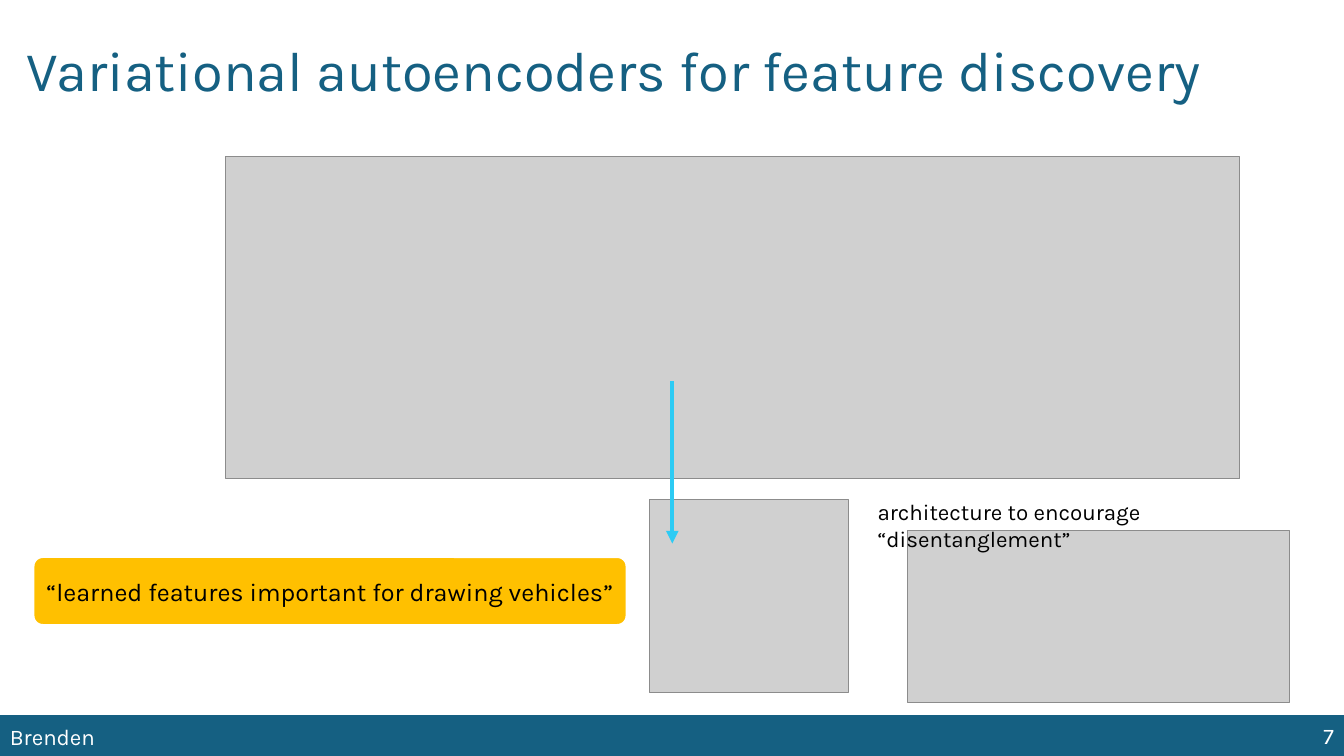
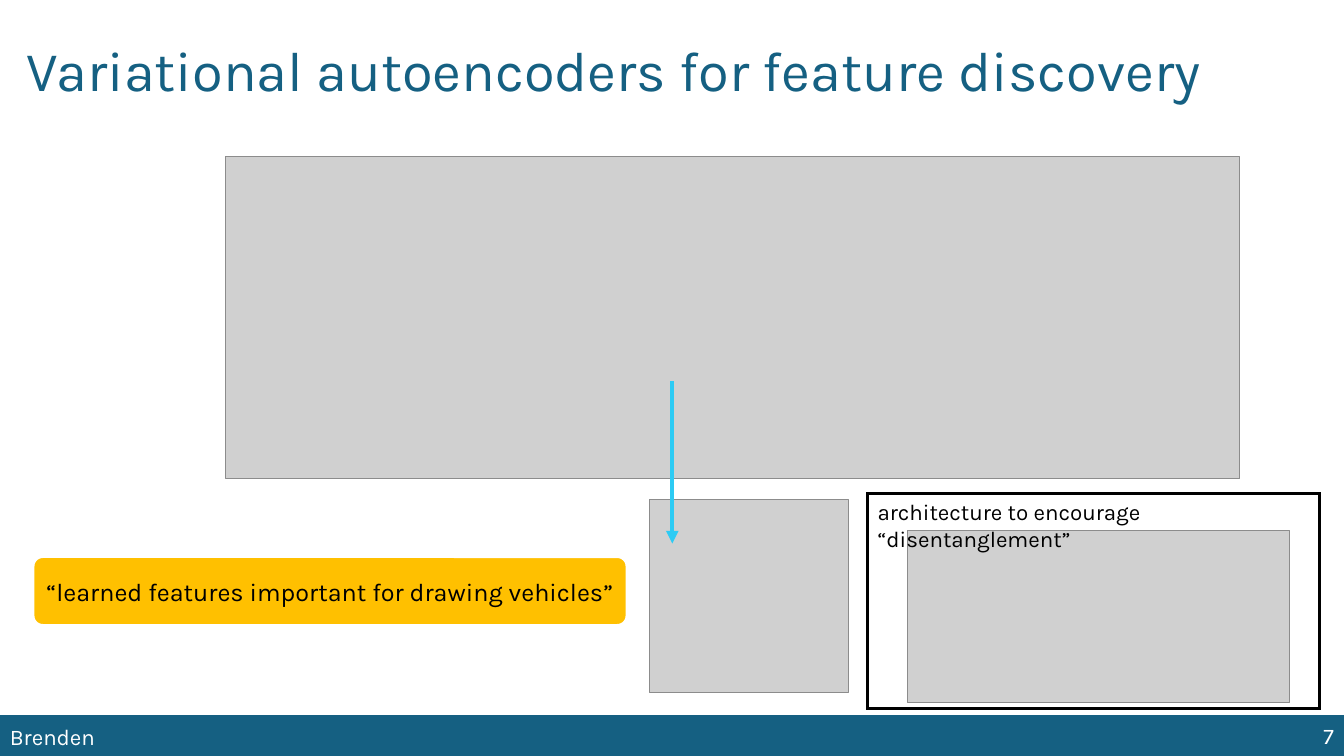
Before and after one commit to BrendenEum/motorVAE, a slide deck: slide 7 of presentations/2025.05.05 - TRI Update.pptx. Drawn at 1344x756 pixels with LibreOffice and Linux fonts; fonts in the diff are those of the drawing; grey boxes stand for pictures; background and template pictures are left out. Boxes give left, top, right and bottom in pixels: in the first picture for what was removed or moved away, otherwise in the second. Text is boxed around its words. In the diff, an @@ line names an element or a change of style, - is before the commit and + after.

```diff
--- a/presentations/2025.05.05 - TRI Update.pptx
+++ b/presentations/2025.05.05 - TRI Update.pptx
@@ rectangle added at [868,494,1320,709], outline #000000 2.25 pt @@
```
Also in this commit, not shown: 5 other slides changed, 7 other files.
